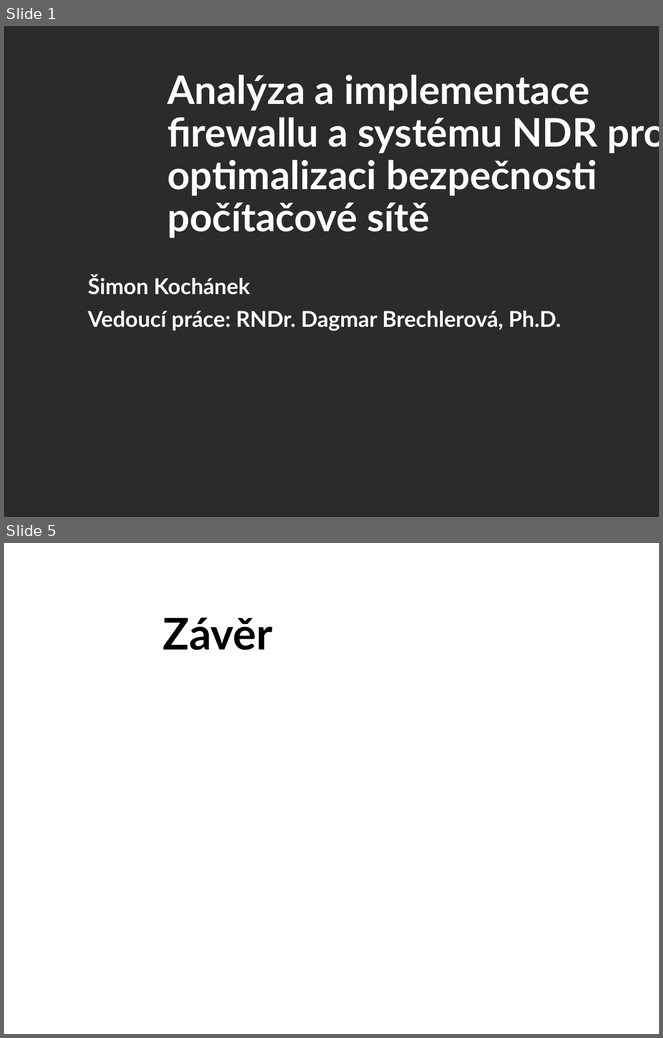
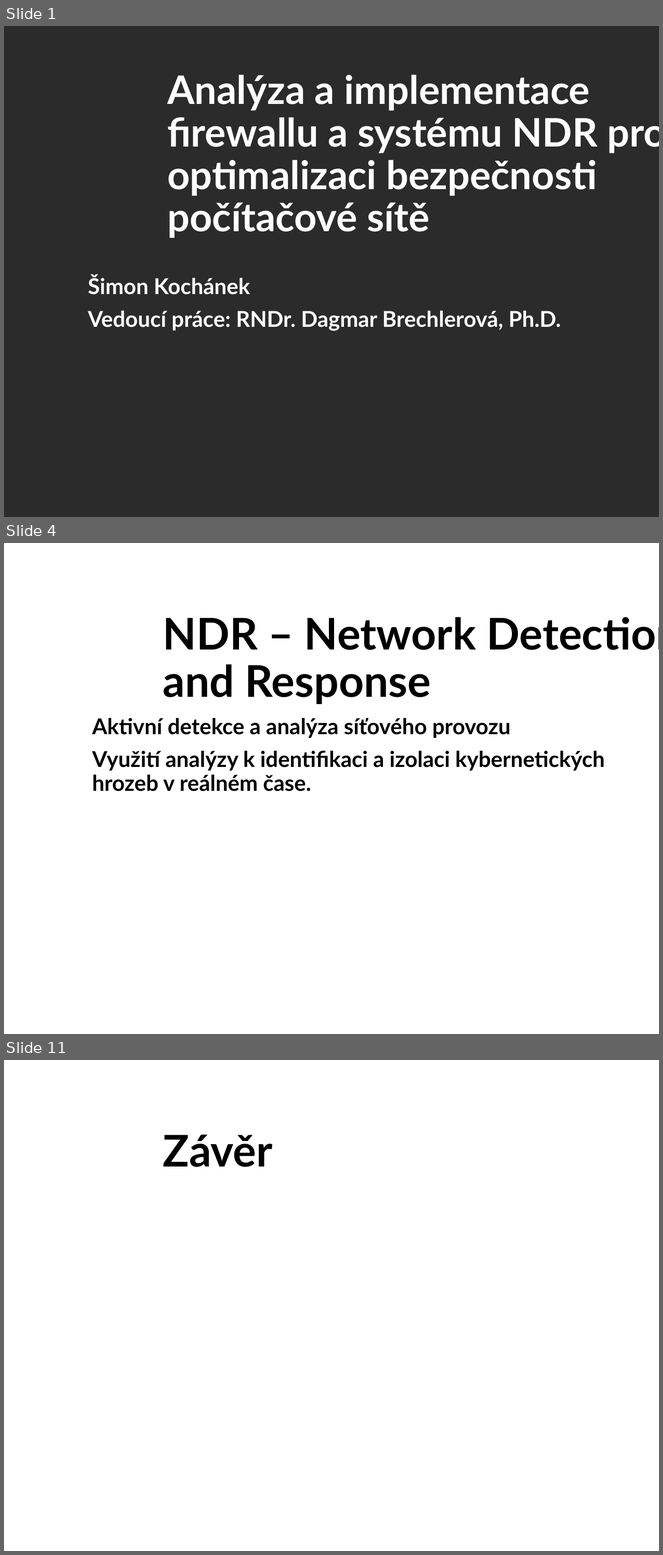
Before and after one commit to zimice/pr5_ndr, a slide deck: kochanek_ndr_prezentace.pptx. Shown one above the other, each under a label of ours: slides 1 and 5 before the commit, slides 1, 4 and 11 after it; the slides between them are not shown. The pictures are 663x1038 and 663x1555 pixels, drawn with LibreOffice and Linux fonts; fonts in the diff are those of the drawing; background and template pictures are left out; a plain dark background stands for a picture behind light text. Boxes give left, top, right and bottom in pixels: in the first picture for what was removed or moved away, otherwise in the second. Text is boxed around its words. In the diff, an @@ line names an element or a change of style, - is before the commit and + after.

```diff
--- a/kochanek_ndr_prezentace.pptx
+++ b/kochanek_ndr_prezentace.pptx
@@ slide 4 added at (4, 543, 659, 1034), background picture (left out) @@
@@ title added at (163, 617, 659, 704), 48 pt, text #000000, bold @@
+NDR – Network Detection and Response
@@ subtitle added at (92, 718, 605, 792), 24 pt, text #000000, bold @@
+Aktivní detekce a analýza síťového provozu
+Využití analýzy k identifikaci a izolaci kybernetických hrozeb v reálném čase.
@@ what was slide 5 is now slide 11 @@
```
Also in this commit, not shown: 8 other slides added, 4 slides removed, 1 other file.
